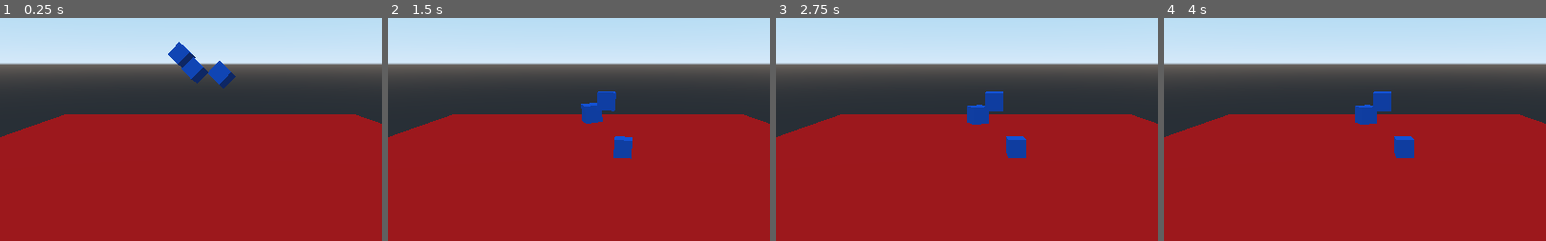
Above: before the commit, frames 1-4 (left to right).
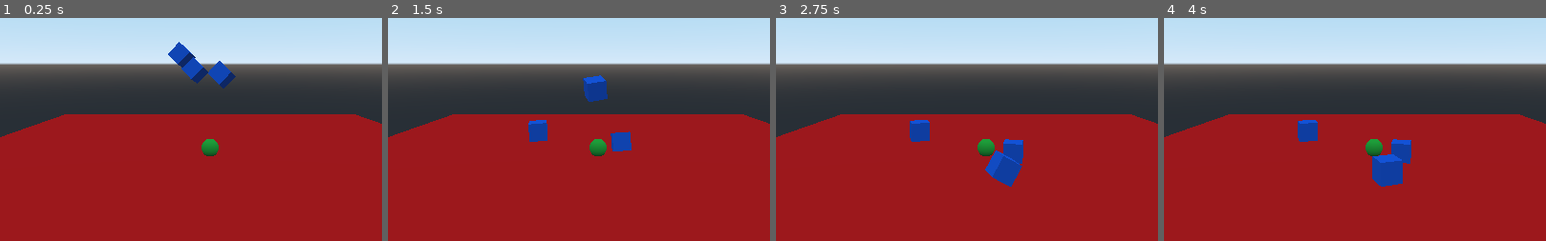
Above: after the commit, the same moments.

Repository: Chaitanyassr/Roll_the_ball
Game: Godot game, scene res://main.tscn
Same seed, same stepped clock (60 frames per second), same inputs: the game is played once before the commit and once after it.
Inputs:
- Up to frame 1 (0.25 s): no input
- Up to frame 2 (1.5 s): no input
- Up to frame 3 (2.75 s): no input
- Up to frame 4 (4 s): tap Enter at 3.5 s
The pictures show only the part of the screen within x 22-72%, y 40-90%; the shares and areas given below are measured in that part.

The runs differ from the first frame. In frame 1, 0.3% of the frame differs, in the area x 52-58%, y 54-62%; in frame 2, 2.4%; in frame 3, 2.9%; in frame 4, 3.0%, in the area x 35-66%, y 32-76%.

Commit message:
added player to level

Diff:
--- a/New Game Project/main.tscn
+++ b/New Game Project/main.tscn
@@ -1,4 +1,6 @@
-[gd_scene load_steps=7 format=2]
+[gd_scene load_steps=8 format=2]
+
+[ext_resource path="res://KinematicBody.tscn" type="PackedScene" id=1]
 
 [sub_resource type="BoxShape" id=1]
 
@@ -17,6 +19,7 @@
 [node name="Level" type="Spatial"]
 
 [node name="Box" type="RigidBody" parent="."]
+editor/display_folded = true
 transform = Transform( 0.643226, 0.698441, -0.313752, -0.627743, 0.715667, 0.3062, 0.438405, 0, 0.898778, 0, 7.24966, 0 )
 
 [node name="CollisionShape" type="CollisionShape" parent="Box"]
@@ -28,6 +31,7 @@
 material/0 = SubResource( 3 )
 
 [node name="Box2" type="RigidBody" parent="."]
+editor/display_folded = true
 transform = Transform( 0.643226, 0.698441, -0.313752, -0.627743, 0.715667, 0.3062, 0.438405, 0, 0.898778, 0, 7.24966, 0 )
 
 [node name="CollisionShape" type="CollisionShape" parent="Box2"]
@@ -39,6 +43,7 @@
 material/0 = SubResource( 3 )
 
 [node name="Box3" type="RigidBody" parent="."]
+editor/display_folded = true
 transform = Transform( 0.643226, 0.698441, -0.313752, -0.627743, 0.715667, 0.3062, 0.438405, 0, 0.898778, 0, 7.24966, 0 )
 
 [node name="CollisionShape" type="CollisionShape" parent="Box3"]
@@ -60,3 +65,5 @@
 [node name="MeshInstance" type="MeshInstance" parent="Floor"]
 mesh = SubResource( 5 )
 material/0 = SubResource( 6 )
+
+[node name="Player" parent="." instance=ExtResource( 1 )]
